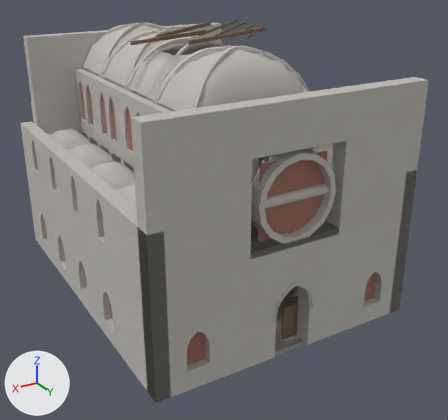
An edit to the glTF model red-valve/assets/3d_model/stages/igreja/igreja_interior.glb, drawn before and after from the same camera.
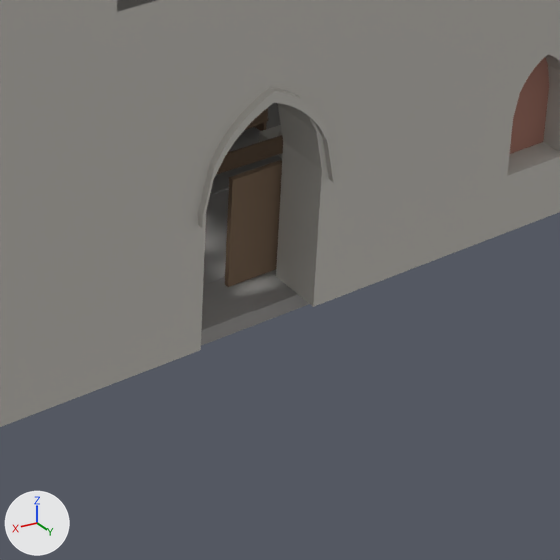
Each version is shown whole from a 50 mm lens placed at (30.4, 40.1, 35.2), pointed at (-4.7, -18.4, 6.0), then close up on the part from 48% to 85% of the width and 61% to 100% of the height. The axes (+X, +Y, +Z) are drawn at lower left. The lights are the same throughout. The first two pictures are the older version. Objects named as collision shapes, trigger or cutter boxes, shadow casters or lower levels of detail are left out. Vertices at exactly the same position are counted once.

Script lines for the objects in view, before the commit:
```python
me_sm_igr_a_madeira = bpy.data.meshes.new('SM_igr_a_madeira')
me_sm_igr_a_madeira.from_pydata(...)  # 16 vertices, 24 faces; spans x -2.17..4.3, y -4.31..-0.27, z 0.0..3.5
me_sm_igr_a_madeira.materials.append(mat_mi_madeira)  # brown #7c6550
me_sm_igr_a_pedra = bpy.data.meshes.new('SM_igr_a_pedra')
me_sm_igr_a_pedra.from_pydata(...)  # 1068 vertices, 2540 faces; spans x -14.0..14.0, y -7.8..1.9, z -0.2..24.0
me_sm_igr_a_pedra.materials.append(mat_mi_pedra)  # light grey #bfbcb5
me_sm_igr_banco00_madeira = bpy.data.meshes.new('SM_igr_banco00_madeira')
me_sm_igr_banco00_madeira.from_pydata(...)  # 32 vertices, 48 faces; spans x -6.3..-1.69, y -5.35..-4.65, z 0.0..1.0
me_sm_igr_banco00_madeira.materials.append(mat_mi_madeira)  # brown #7c6550
ob_sm_igr_a_madeira = bpy.data.objects.new('SM_igr_a_madeira', me_sm_igr_a_madeira)
ob_sm_igr_a_madeira.location = (0.0, 0.0, 0.0)
ob_sm_igr_a_pedra = bpy.data.objects.new('SM_igr_a_pedra', me_sm_igr_a_pedra)
ob_sm_igr_a_pedra.location = (0.0, 0.0, 0.0)
ob_sm_igr_banco00_madeira = bpy.data.objects.new('SM_igr_banco00_madeira', me_sm_igr_banco00_madeira)
ob_sm_igr_banco00_madeira.location = (0.0, 0.0, 0.0)
# also in view: 'SM_igr_a_vitral_larga_roto' at (0.0, 0.9, 3.8); 'SM_igr_b_pedra_esc' at (0.0, -8.5, 4.8); 'SM_igr_a_pedra_esc' at (0.0, -1.9, -0.1)
```
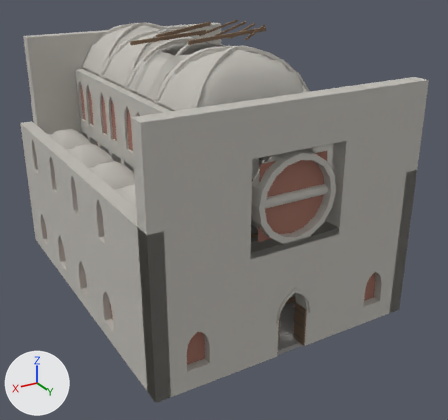
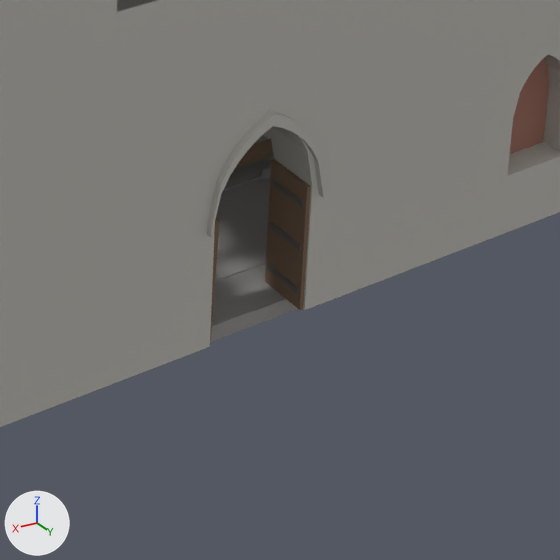
Pixel boxes [x1, y1, x2, y2] of what changed, in the close-ups (560 x 560 px; the box of a moved part takes in the faces that stretch with it):
'SM_igr_a_madeira', reshaped: before [225, 160, 282, 287]; after [210, 159, 311, 344]
part 1 of me_sm_igr_a_madeira, moved or reshaped: before [225, 160, 282, 287]; after [265, 159, 311, 310]
part 2 of me_sm_igr_a_madeira, moved or reshaped (not visible before): after [210, 215, 220, 344]
part 3 of me_sm_igr_a_pedra, moved or reshaped: before [198, 87, 334, 228]; after [207, 111, 324, 237]
part 4 of me_sm_igr_a_pedra, moved or reshaped: before [195, 103, 335, 351]; after [195, 100, 335, 351]

What changed in the scene script:
```text
Change me_sm_igr_a_madeira:
    used by ob_sm_igr_a_madeira; location = (0.0, 0.0, 0.0)
    remove me_sm_igr_a_madeira.from_pydata(...)  # 16 vertices, 24 faces; spans x -2.17..4.3, y -4.31..-0.27, z 0.0..3.5
    add me_sm_igr_a_madeira.from_pydata(...)  # 16 vertices, 24 faces; spans x -1.6..1.65, y 0.04..1.68, z 0.0..3.96
    me_sm_igr_a_madeira part 1: the loose piece of 8 vertices spanning x -2.17..-0.43, y -0.43..-0.27, z 0.0..3.5 is scaled about its middle by (0.0686, 10, 1.13), then moved by (-0.24, 1.19, 0.23)
    me_sm_igr_a_madeira part 2
    me_sm_igr_a_madeira.vertices[8].co: (0.9, -1.51, 0.01) -> (1.65, 1.6, 0.0)
    me_sm_igr_a_madeira.vertices[9].co: (2.38, -0.49, 0.01) -> (1.16, 0.08, 0.0)
    me_sm_igr_a_madeira.vertices[10].co: (4.3, -3.29, 0.01) -> (1.04, 0.12, 0.0)
    me_sm_igr_a_madeira.vertices[11].co: (2.82, -4.31, 0.01) -> (1.54, 1.64, 0.0)  # not seen -> pixel (210, 344)
    me_sm_igr_a_madeira.vertices[12].co: (0.9, -1.51, 0.17) -> (1.54, 1.64, 3.9)  # not seen -> pixel (215, 221)
    me_sm_igr_a_madeira.vertices[13].co: (2.38, -0.49, 0.17) -> (1.05, 0.12, 3.9)
    me_sm_igr_a_madeira.vertices[14].co: (4.3, -3.29, 0.17) -> (0.93, 0.15, 3.9)
    me_sm_igr_a_madeira.vertices[15].co: (2.82, -4.31, 0.17) -> (1.43, 1.68, 3.9)  # not seen -> pixel (219, 221)
Change me_sm_igr_a_pedra:
    where me_sm_igr_a_pedra.from_pydata(...)  # 1068 vertices, 2540 faces; spans x -14.0..14.0, y -7.8..1.9, z -0.2..24.0
    used by ob_sm_igr_a_pedra; location = (0.0, 0.0, 0.0)
    me_sm_igr_a_pedra part 3: the loose piece of 60 vertices spanning x -2.2..2.2, y 0.0..1.9, z 4.1..7.5 is scaled about the mesh origin by (0.86, 1, 0.904)
    me_sm_igr_a_pedra part 4: 58 of 1068 vertices moved; they spanned x -1.9..1.9, y 0.0..1.7, z 0.0..11.6 and now span x -1.6..1.6, y 0.0..1.7, z 0.0..11.6; mean shift (0.0, 0.0, -0.3); largest move (0.0, 1.7, 7.3) -> (0.0, 1.7, 6.6)
```
